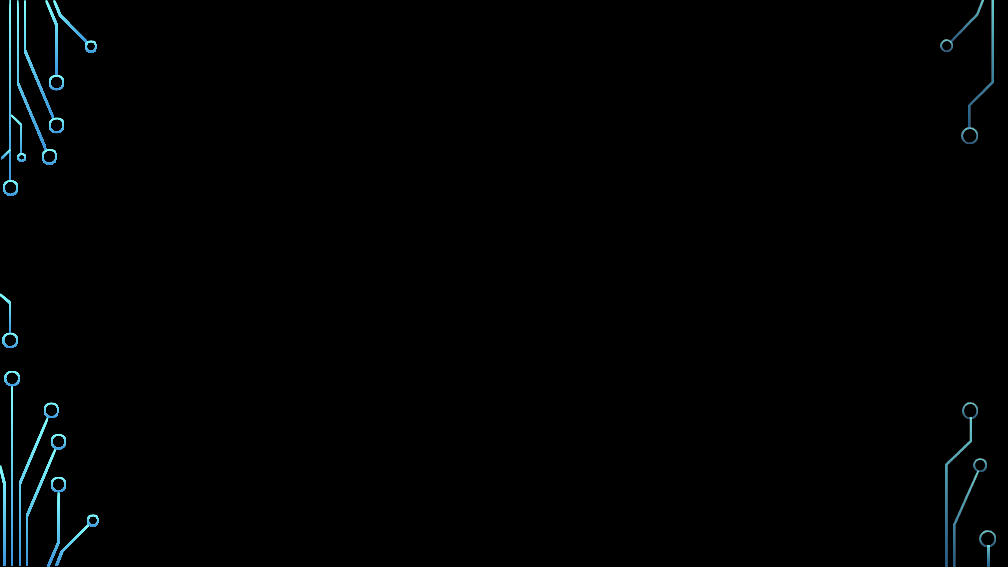
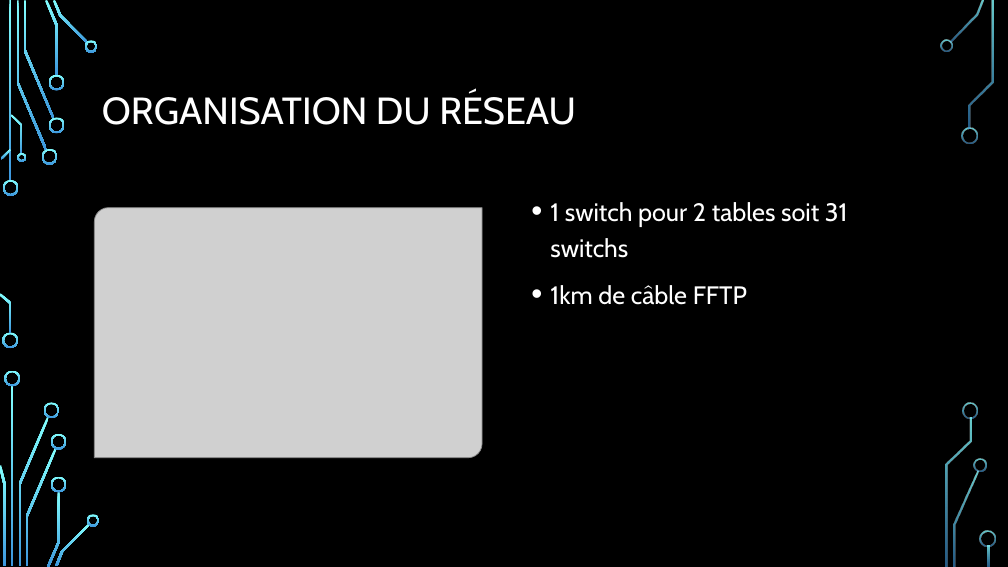
Before and after one commit to Euxiniar/Projet-Exia-Ces-Esport, a slide deck: slide 16 of Présentation projet.pptx (slide 15 before the commit). Drawn at 1008x567 pixels with LibreOffice and Linux fonts; fonts in the diff are those of the drawing; grey boxes stand for pictures; background and template pictures are left out. Boxes give left, top, right and bottom in pixels: in the first picture for what was removed or moved away, otherwise in the second. Text is boxed around its words. In the diff, an @@ line names an element or a change of style, - is before the commit and + after.

```diff
--- a/Présentation projet.pptx
+++ b/Présentation projet.pptx
@@ title "ORGANISATION DU RÉSEAU" at bbox=[102, 92, 576, 125]: text colour #000000 to #FFFFFF; alignment centre to left @@
@@ picture added at bbox=[95, 208, 482, 458] @@
@@ text added at bbox=[550, 202, 848, 305], 24 pt, text #FFFFFF @@
+• 1 switch pour 2 tables soit 31 switchs
+• 1km de câble FFTP
```
Also in this commit, not shown: 2 other slides changed, 1 slide added, 1 other file.
